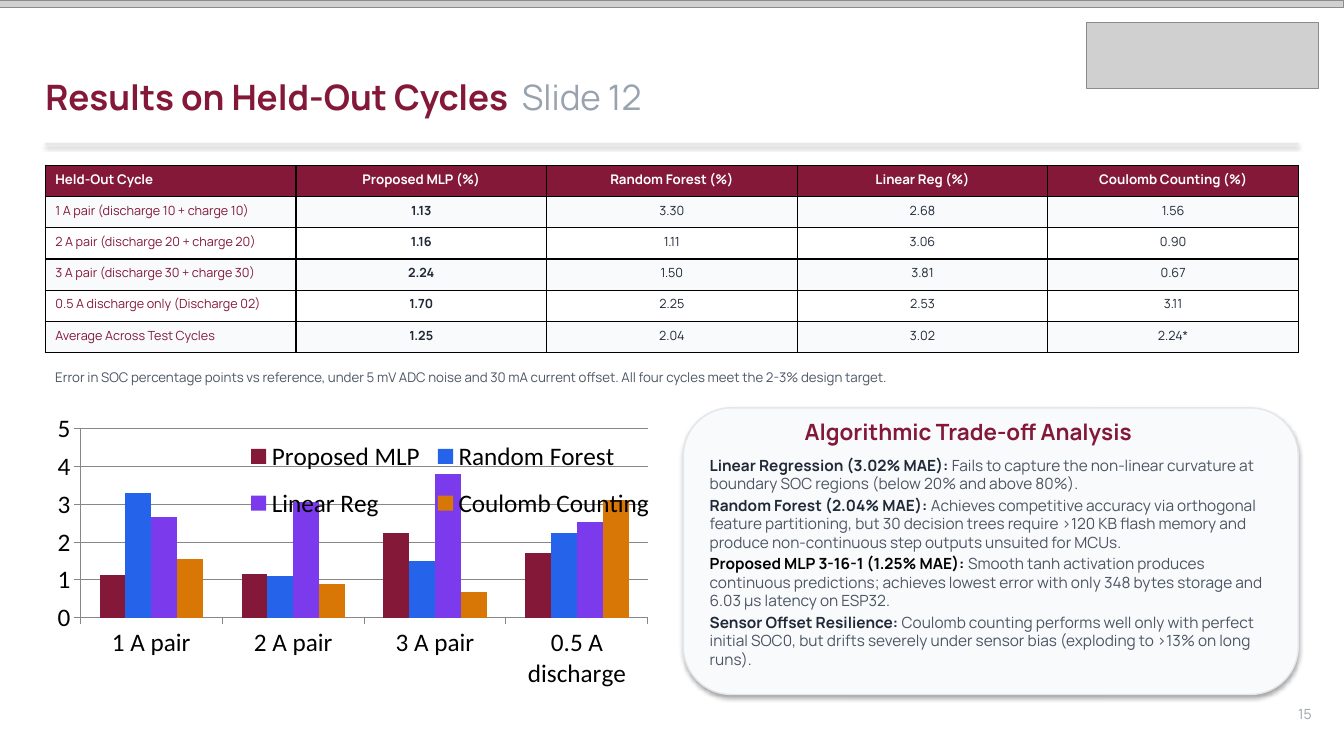
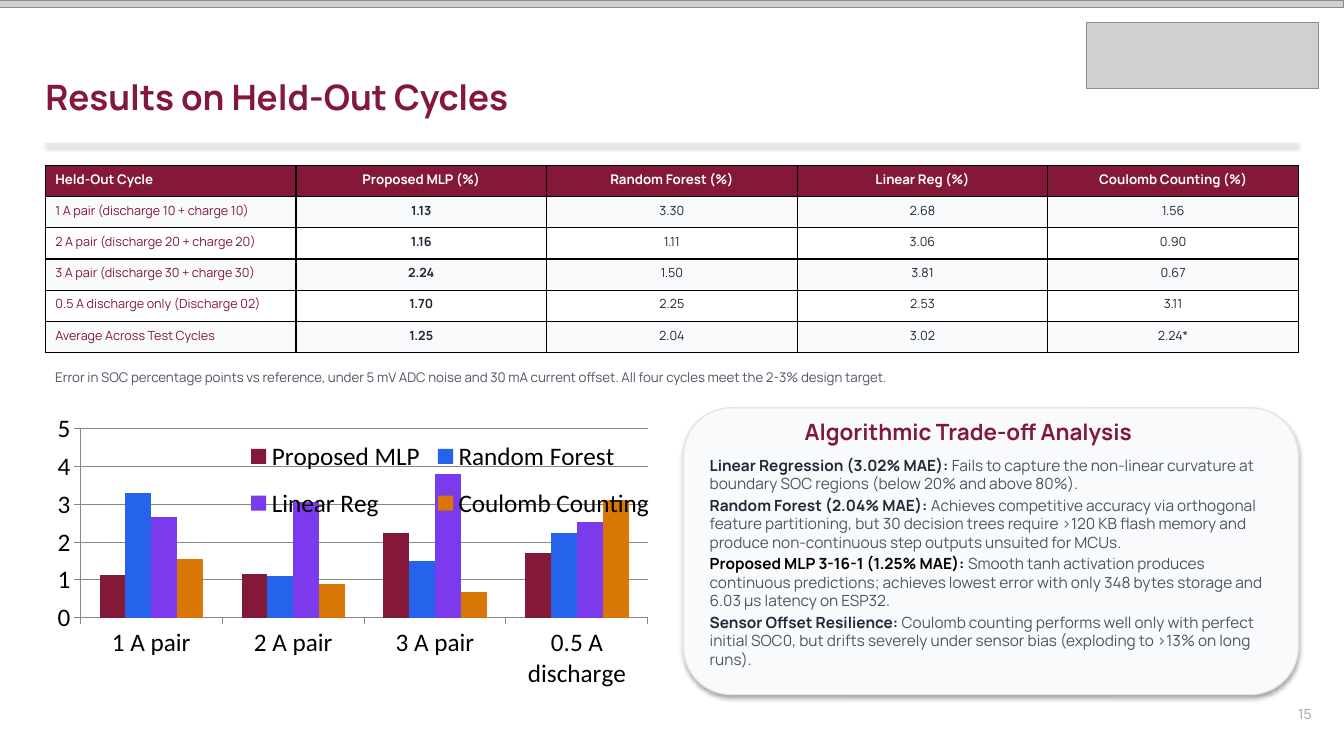
Before and after one commit to Imagiyy/Digital-Twin--ML-Based-Battery-SOC-Estimation, a slide deck: slide 15 of Amrita_SOC_Digital_Twin_Presentation_Final.pptx. Drawn at 1344x756 pixels with LibreOffice and Linux fonts; fonts in the diff are those of the drawing; grey boxes stand for pictures. Boxes give left, top, right and bottom in pixels: in the first picture for what was removed or moved away, otherwise in the second. Text is boxed around its words. In the diff, an @@ line names an element or a change of style, - is before the commit and + after.

```diff
--- a/Amrita_SOC_Digital_Twin_Presentation_Final.pptx
+++ b/Amrita_SOC_Digital_Twin_Presentation_Final.pptx
@@ text at [45,84,508,119]: text changed @@
-Results on Held-Out Cycles Slide 12
+Results on Held-Out Cycles
```
Also in this commit, not shown: 19 other slides changed, 3 other files.
